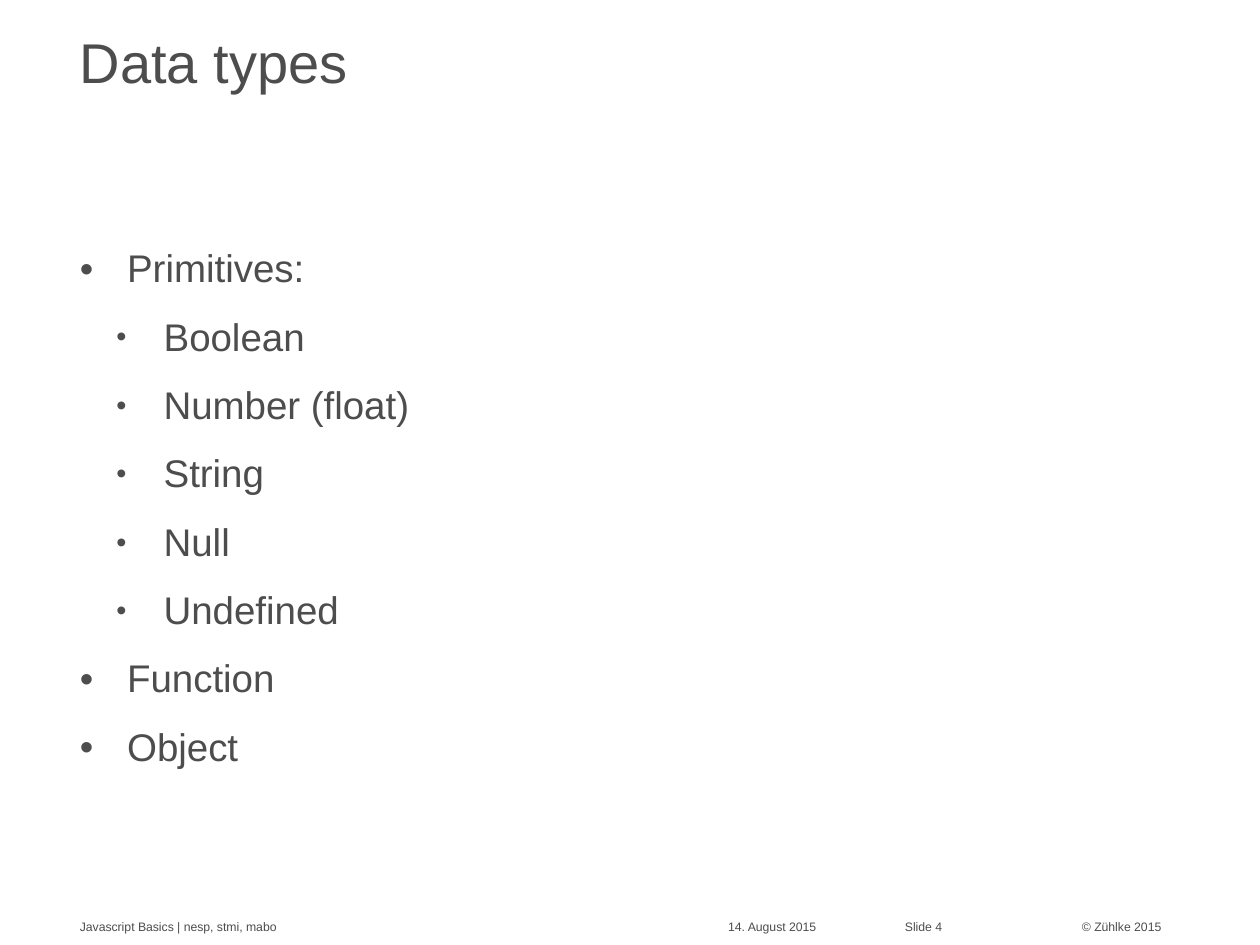
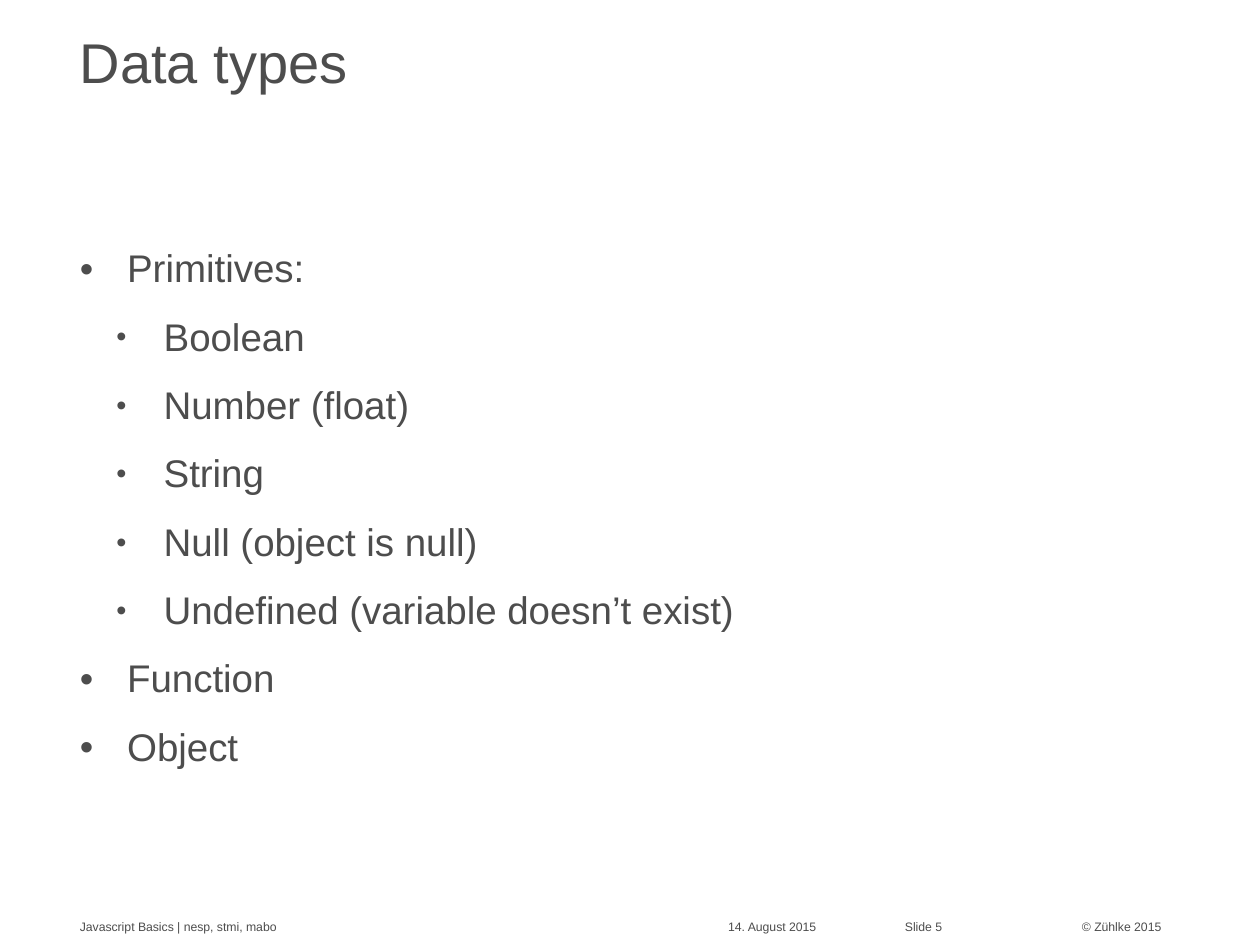
Before and after one commit to Zuehlke/security-onboarding, a slide deck: slide 5 of javascript_basics/Javascript Basics - basics.pptx (slide 4 before the commit). Drawn at 1260x945 pixels with LibreOffice and Linux fonts; fonts in the diff are those of the drawing. Boxes give left, top, right and bottom in pixels: in the first picture for what was removed or moved away, otherwise in the second. Text is boxed around its words. In the diff, an @@ line names an element or a change of style, - is before the commit and + after.

```diff
--- a/javascript_basics/Javascript Basics - basics.pptx
+++ b/javascript_basics/Javascript Basics - basics.pptx
@@ text at [164,528,734,632]: text changed @@
-  • Null
-  • Undefined
+  • Null (object is null)
+  • Undefined (variable doesn’t exist)
@@ page number at [905,922,942,931]: text changed @@
-Slide 4
+Slide 5
```
Also in this commit, not shown: 6 other slides changed, 2 slides added, 2 other files.
